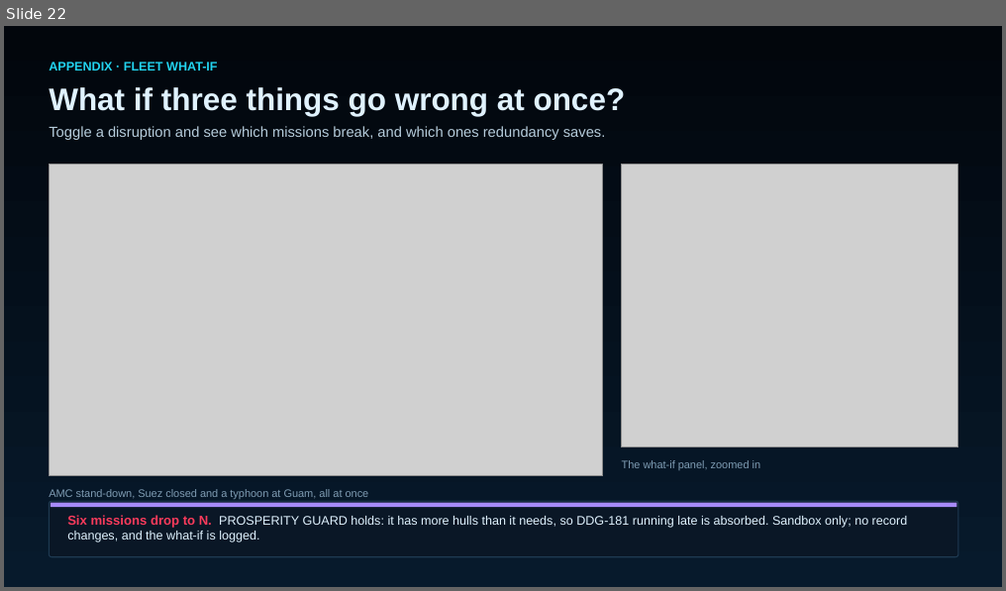
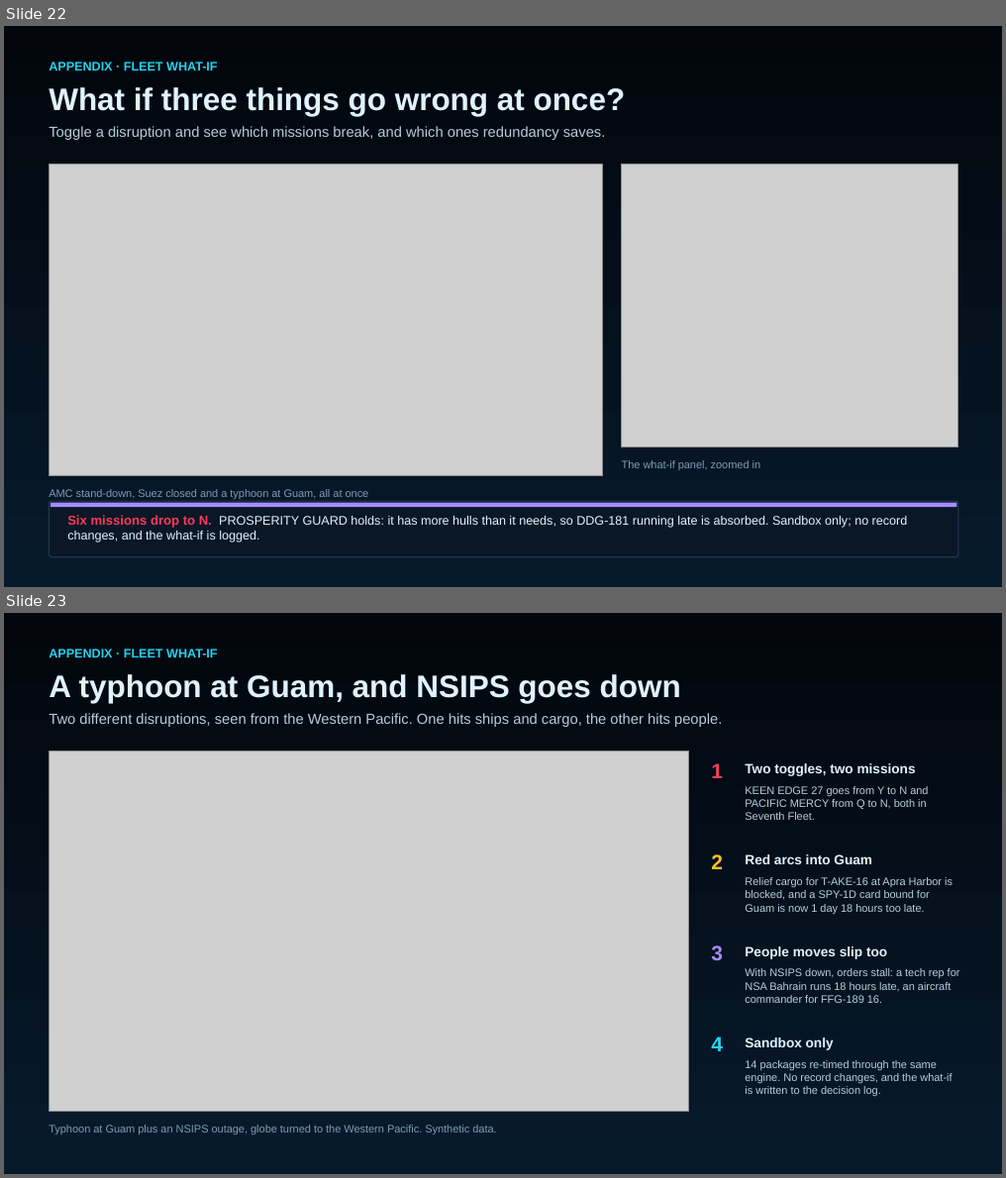
Before and after one commit to bschumacher-uncomn/HAWSIR, a slide deck: docs/slides/HAWSIR_this_week.pptx. Shown one above the other, each under a label of ours: slide 22 before the commit, slides 22 and 23 after it. The pictures are 1006x591 and 1006x1178 pixels, drawn with LibreOffice and Linux fonts; fonts in the diff are those of the drawing; grey boxes stand for pictures. Boxes give left, top, right and bottom in pixels: in the first picture for what was removed or moved away, otherwise in the second. Text is boxed around its words. In the diff, an @@ line names an element or a change of style, - is before the commit and + after.

Commit message:
Deck: appendix slides for the Pacific fleet globe and the DDG consequence graph
Typhoon at Guam with NSIPS down (fleet globe) and FC1 Martinez setting air
defense margin (consequence graph). capture.mjs gains the two 4K stills and a
drag-to-center step for the globe. 30 slides.

```diff
--- a/docs/slides/HAWSIR_this_week.pptx
+++ b/docs/slides/HAWSIR_this_week.pptx
@@ slide 23 added at (x1=4, y1=613, x2=1002, y2=1174), background #FFFFFF @@
@@ rectangle added at (x1=4, y1=613, x2=1002, y2=1174), fill gradient #071A2C to #02060C @@
@@ text added at (x1=49, y1=649, x2=217, y2=658), 12 pt, text #22D3EE, bold @@
+APPENDIX · FLEET WHAT-IF
@@ text added at (x1=49, y1=674, x2=681, y2=703), 30 pt, text #E0F2FE, bold @@
+A typhoon at Guam, and NSIPS goes down
@@ text added at (x1=49, y1=713, x2=722, y2=727), 14 pt, text #B6CCDB @@
+Two different disruptions, seen from the Western Pacific. One hits ships and cargo, the other hits people.
@@ picture added at (x1=49, y1=752, x2=689, y2=1112) @@
@@ text added at (x1=711, y1=763, x2=723, y2=778), 20 pt, text #FB3B5C, bold @@
+1
@@ text added at (x1=745, y1=763, x2=916, y2=776), 13 pt, text #E0F2FE, bold @@
+Two toggles, two missions
@@ text added at (x1=745, y1=786, x2=928, y2=820), 10.5 pt, text #B6CCDB @@
+KEEN EDGE 27 goes from Y to N and PACIFIC MERCY from Q to N, both in Seventh Fleet.
@@ text added at (x1=711, y1=855, x2=723, y2=869), 20 pt, text #FBBF24, bold @@
+2
@@ text added at (x1=745, y1=855, x2=872, y2=864), 13 pt, text #E0F2FE, bold @@
+Red arcs into Guam
@@ text added at (x1=745, y1=877, x2=952, y2=914), 10.5 pt, text #B6CCDB @@
+Relief cargo for T-AKE-16 at Apra Harbor is blocked, and a SPY-1D card bound for Guam is now 1 day 18 hours too late.
@@ text added at (x1=711, y1=946, x2=723, y2=961), 20 pt, text #A78BFA, bold @@
+3
@@ text added at (x1=745, y1=947, x2=887, y2=959), 13 pt, text #E0F2FE, bold @@
+People moves slip too
@@ text added at (x1=745, y1=968, x2=960, y2=1003), 10.5 pt, text #B6CCDB @@
+With NSIPS down, orders stall: a tech rep for NSA Bahrain runs 18 hours late, an aircraft commander for FFG-189 16.
@@ text added at (x1=711, y1=1037, x2=723, y2=1052), 20 pt, text #22D3EE, bold @@
+4
@@ text added at (x1=745, y1=1038, x2=834, y2=1051), 13 pt, text #E0F2FE, bold @@
+Sandbox only
@@ text added at (x1=745, y1=1060, x2=951, y2=1097), 10.5 pt, text #B6CCDB @@
+14 packages re-timed through the same engine. No record changes, and the what-if is written to the decision log.
@@ text added at (x1=49, y1=1125, x2=496, y2=1135), 10.5 pt, text #7F9CB3 @@
+Typhoon at Guam plus an NSIPS outage, globe turned to the Western Pacific. Synthetic data.
```
Also in this commit, not shown: 1 slide changed, 1 other slide added, 4 other files.
